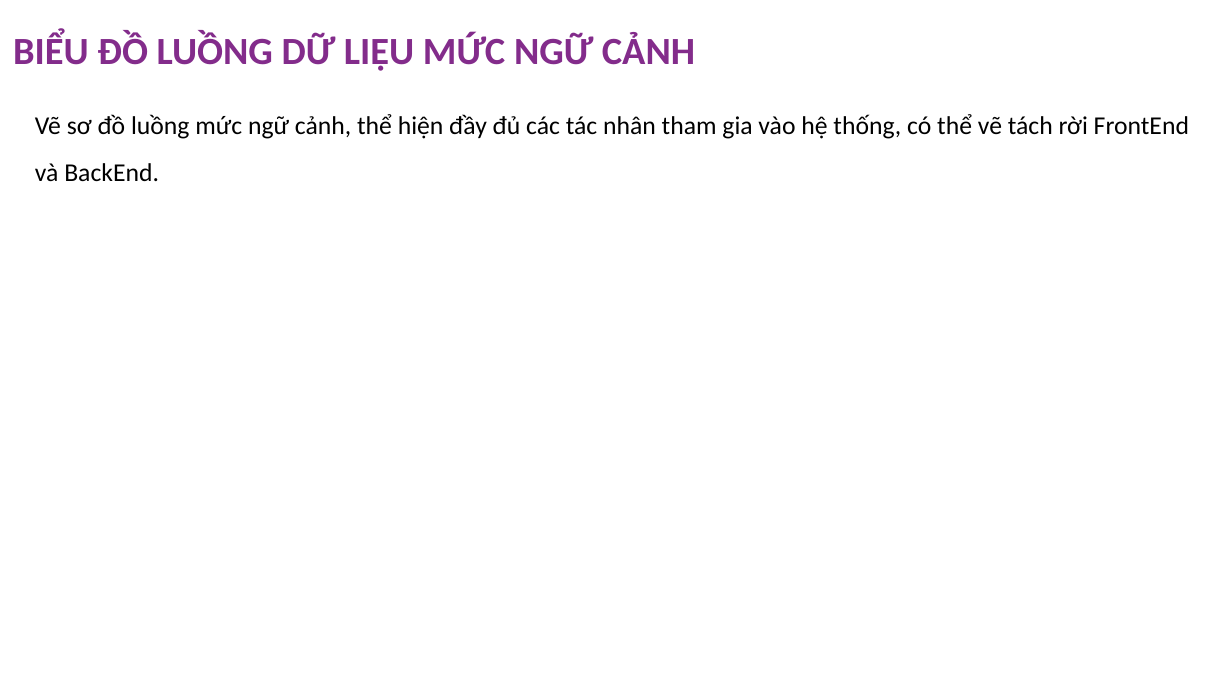
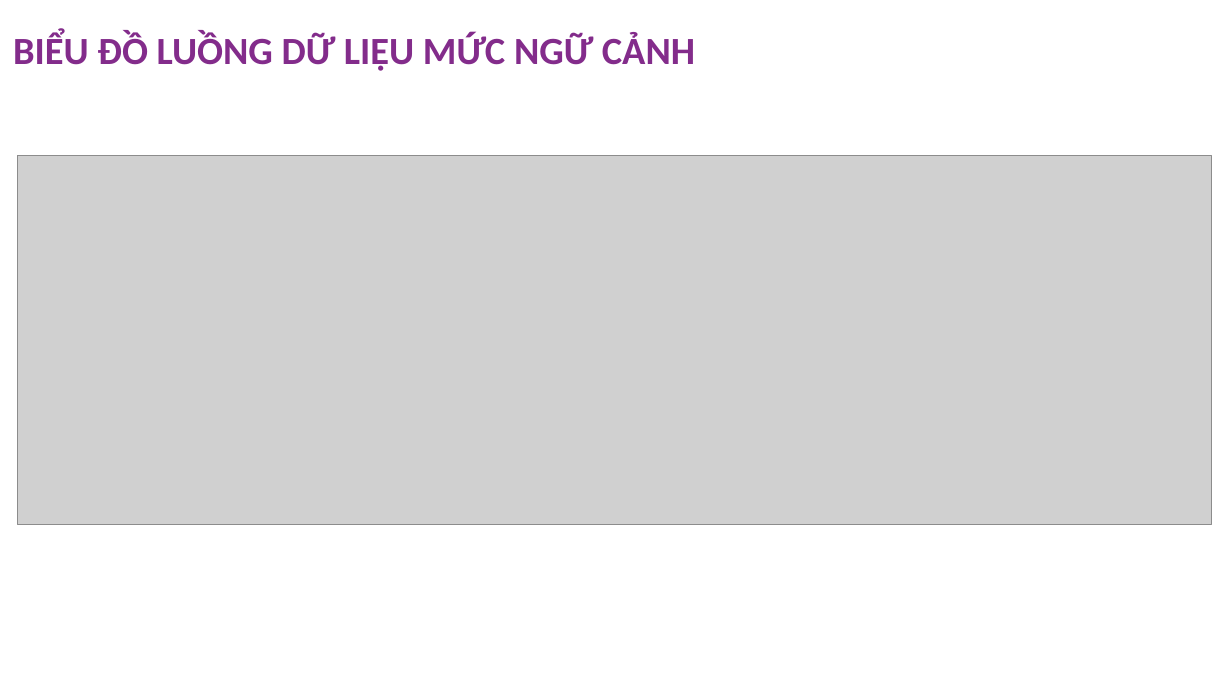
Before and after one commit to anhnmt/csharp-online-banking, a slide deck: slide 4 of Documents/C1905M-Group 1-Online Banking (ADSE).pptx. Drawn at 1232x693 pixels with LibreOffice and Linux fonts; fonts in the diff are those of the drawing; grey boxes stand for pictures; background and template pictures are left out. Boxes give left, top, right and bottom in pixels: in the first picture for what was removed or moved away, otherwise in the second. Text is boxed around its words. In the diff, an @@ line names an element or a change of style, - is before the commit and + after.

```diff
--- a/Documents/C1905M-Group 1-Online Banking (ADSE).pptx
+++ b/Documents/C1905M-Group 1-Online Banking (ADSE).pptx
@@ text removed at <box>35,114,1189,182</box> @@
-Vẽ sơ đồ luồng mức ngữ cảnh, thể hiện đầy đủ các tác nhân tham gia vào hệ thống, có thể vẽ tách rời FrontEnd và BackEnd.
@@ picture added at <box>18,155,1213,525</box> @@
```
Also in this commit, not shown: 3 other slides changed, 6 slides added, 5 slides removed, 3 other files.
